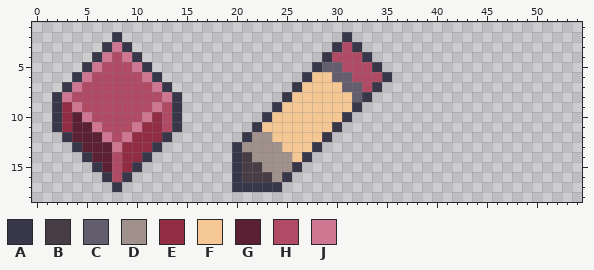
File history of a pixel-art sprite, android/assets/graphics/atlas/tools.png. Above, as it was before the edit.
The file is 64x32 pixels. Shown: x 0..54, y 1..18.
Palette (. is transparent): A #373749  B #483d44  C #635e6e  D #a0918d  E #912c43  F #f4c795  G #5c2034  H #b04a65  J #cf7692
Pixels before, first column x 2:
 2 ......A......................A....
 3 .....AJA....................AHA...
 4 ....AJHJA..................AHHHA..
 5 ...AJHHHJA................ACCHHHA.
 6 ..AJHHHHHJA..............AFFCCHHHA
 7 .AJHHHHHHHJA............AFFFFCCHA.
 8 AJHHHHHHHHHJA..........AFFFFFFCA..
 9 AEJHHHHHHHJHA.........AFFFFFFFA...
10 AEGJHHHHHJEHA........AFFFFFFFA....
11 AEGGJHHHJEEHA.......AFFFFFFFA.....
12 .AGGGJHJEEEA.......ADDFFFFFA......
13 ..AGGGJEEEA.......ADDDDFFFA.......
14 ...AGGHEEA........ABDDDDFA........
15 ....AGHEA.........ABBDDDA.........
16 .....AHA..........ABBBDA..........
17 ......A...........AAAAA...........
The result:
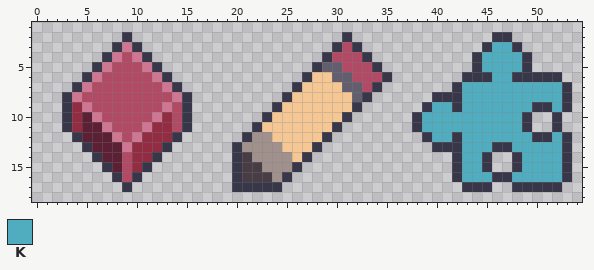
Colours new in this view: K #4fadbf
The commit says: Improved the TileBuildMenu.
Diff:
The author put colour A in row 2 at x 9 and 46 to 47; in row 3 at x 10, 45 and 48; in row 4 at x 11, 44 and 49; in row 5 at x 12, 44 and 49; in row 6 at x 13, 43 to 45 and 48 to 52; in row 7 at x 14, 42 and 53.
The author put colour A in row 8 at x 15, 40 to 42 and 53; in row 9 at x 15, 39, 42, 50 to 51 and 53; in rows 10 to 11 at x 15, 38, 49 and 52; in row 12 at x 14, 39, 42, 50 to 51 and 53; in row 13 at x 13, 40 to 42, 46 to 47 and 53; in row 14 at x 12, 42, 45, 48 and 53.
The author put colour A in row 15 at x 11, 42, 45, 48 and 53; in row 16 at x 10, 42, 46 to 47 and 53; in row 17 at x 9, 43 to 45 and 48 to 52.
Colour E becomes colour A in rows 9 to 11 at x 3.
Colour G becomes colour A in row 12 at x 4; in row 13 at x 5; in row 14 at x 6; in row 15 at x 7.
Colour H becomes colour A in row 16 at x 8.
Colour J becomes colour A in row 3 at x 8; in row 4 at x 7; in row 5 at x 6; in row 6 at x 5; in row 7 at x 4; in row 8 at x 3.
Colour A becomes colour E in row 12 at x 13; in row 13 at x 12; in row 14 at x 11; in row 15 at x 10.
Colour G becomes colour E in rows 10 to 11 at x 4.
Colour H becomes colour E in rows 10 to 11 at x 13.
Colour J becomes colour E in row 9 at x 4.
Colour H becomes colour G in rows 14 to 15 at x 8.
Colour J becomes colour G in row 10 at x 5; in row 11 at x 6; in row 12 at x 7; in row 13 at x 8.
Colour A becomes colour H in rows 9 to 11 at x 14; in row 16 at x 9.
Colour E becomes colour H in rows 14 to 15 at x 9.
Colour J becomes colour H in row 4 at x 9; in row 5 at x 10; in row 6 at x 11; in row 7 at x 12; in row 8 at x 13; in row 9 at x 12.
Colour J becomes colour H in row 10 at x 11; in row 11 at x 10; in row 12 at x 9.
Colour A becomes colour J in row 3 at x 9; in row 4 at x 10; in row 5 at x 11; in row 6 at x 12; in row 7 at x 13; in row 8 at x 14.
Colour E becomes colour J in row 10 at x 12; in row 11 at x 11; in row 12 at x 10; in row 13 at x 9.
Colour H becomes colour J in row 4 at x 8; in row 5 at x 7; in row 6 at x 6; in row 7 at x 5; in row 8 at x 4; in row 9 at x 5 and 13.
Colour H becomes colour J in row 10 at x 6; in row 11 at x 7; in row 12 at x 8.
The author put colour K in row 3 at x 46 to 47; in rows 4 to 5 at x 45 to 48; in row 6 at x 46 to 47; in rows 7 to 8 at x 43 to 52; in row 9 at x 40 to 41, 43 to 49 and 52; in rows 10 to 11 at x 39 to 48.
The author put colour K in row 12 at x 40 to 41, 43 to 49 and 52; in row 13 at x 43 to 45 and 48 to 52; in rows 14 to 15 at x 43 to 44 and 49 to 52; in row 16 at x 43 to 45 and 48 to 52.
Colour A is gone in row 2 at x 8; in row 3 at x 7; in row 4 at x 6; in row 5 at x 5; in row 6 at x 4; in row 7 at x 3.
Colour A is gone in rows 8 to 11 at x 2; in row 12 at x 3; in row 13 at x 4; in row 14 at x 5; in row 15 at x 6; in row 16 at x 7.
Colour A is gone in row 17 at x 8.
Changed places in both pictures, as pixel boxes (x1, y1, x2, y2):
changed: (52, 32, 192, 192)
added: (412, 32, 572, 192)
